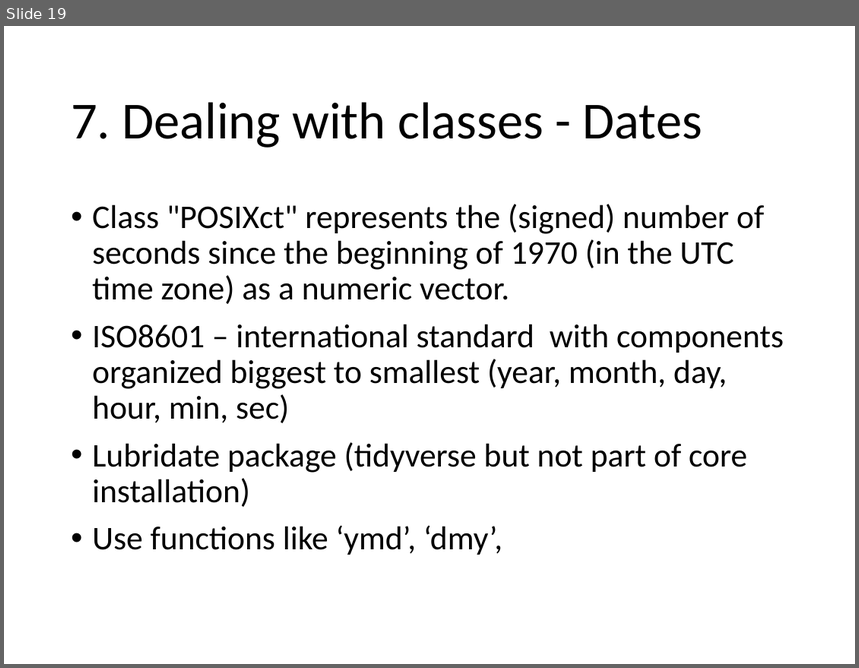
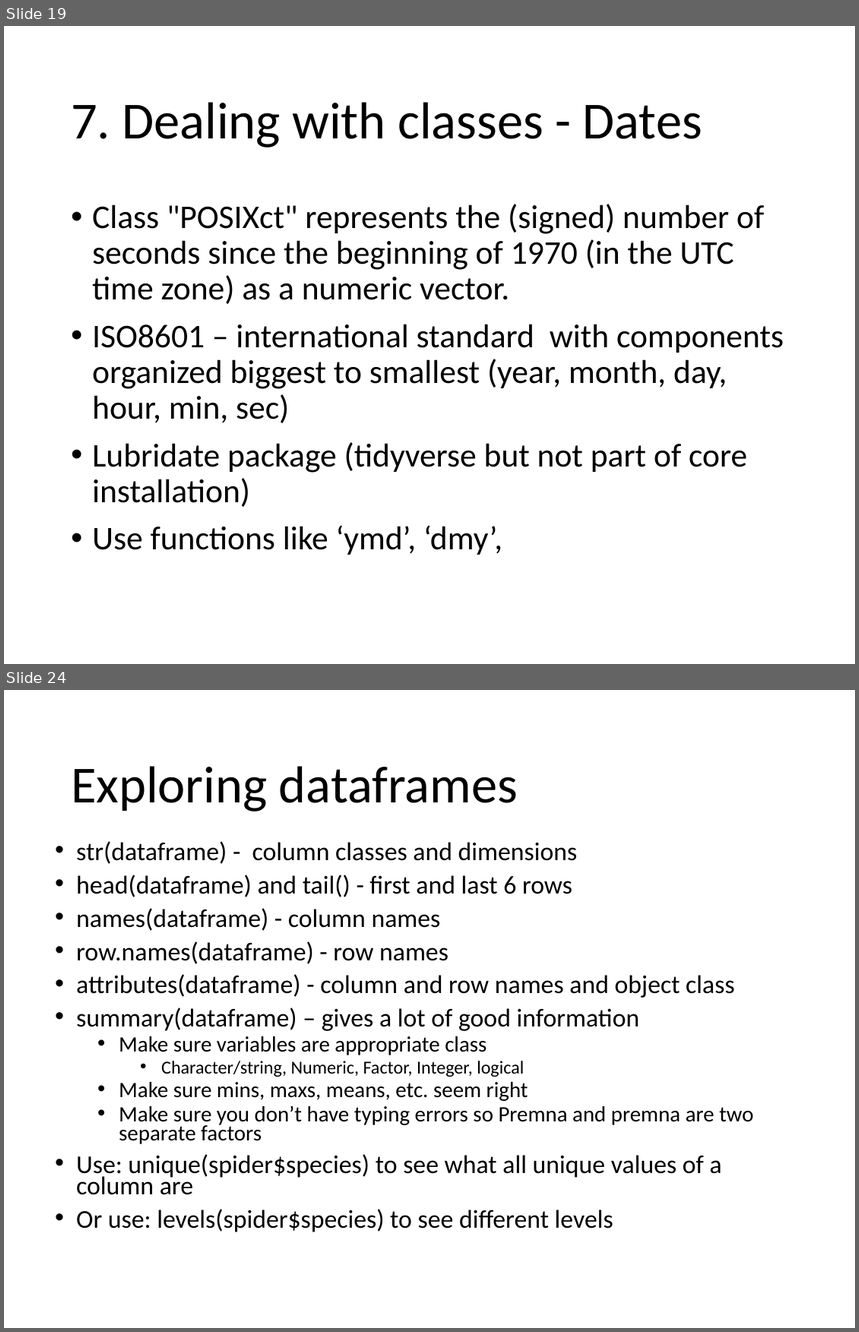
Before and after one commit to EEOB590A-Data-Science-in-R-Fall2021/CourseMaterials, a slide deck: 1. Intro to R/presentations/3. R-Intro_part2.pptx. Shown one above the other, each under a label of ours: slide 19 before the commit, slides 19 and 24 after it; the slides between them are not shown. The pictures are 859x668 and 859x1332 pixels, drawn with LibreOffice and Linux fonts; fonts in the diff are those of the drawing. Boxes give left, top, right and bottom in pixels: in the first picture for what was removed or moved away, otherwise in the second. Text is boxed around its words. In the diff, an @@ line names an element or a change of style, - is before the commit and + after.

Commit message:
Update files for class

```diff
--- a/1. Intro to R/presentations/3. R-Intro_part2.pptx
+++ b/1. Intro to R/presentations/3. R-Intro_part2.pptx
@@ slide 24 added at [4, 690, 855, 1328], background #FFFFFF @@
@@ title added at [71, 766, 518, 812], 44 pt, text #000000 @@
+Exploring dataframes
@@ text added at [76, 841, 753, 1233], 21.7 pt, text #000000 @@
+• str(dataframe) - column classes and dimensions
+• head(dataframe) and tail() - first and last 6 rows
+• names(dataframe) - column names
+• row.names(dataframe) - row names
+• attributes(dataframe) - column and row names and object class
+• summary(dataframe) – gives a lot of good information
+  • Make sure variables are appropriate class
+    • Character/string, Numeric, Factor, Integer, logical
+  • Make sure mins, maxs, means, etc. seem right
+  • Make sure you don’t have typing errors so Premna and premna are two separate factors
+• Use: unique(spider$species) to see what all unique values of a column are
+• Or use: levels(spider$species) to see different levels
```
Also in this commit, not shown: 1 slide changed, 4 other slides added, 8 other files.
